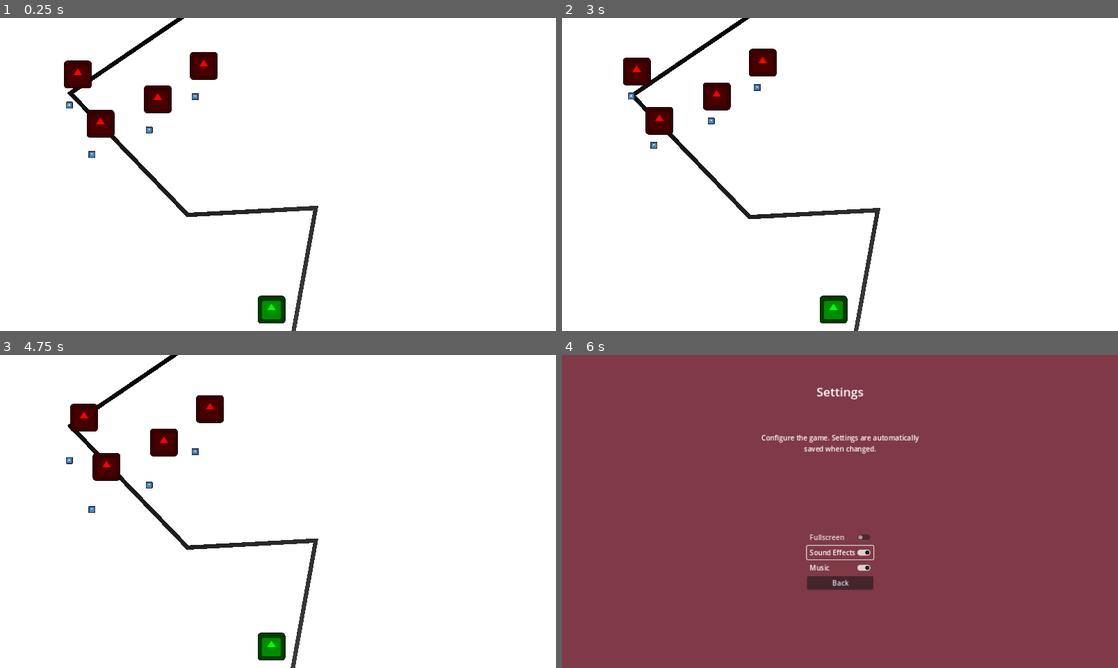
Above: before the commit, frames 1-4 (two rows, left to right).
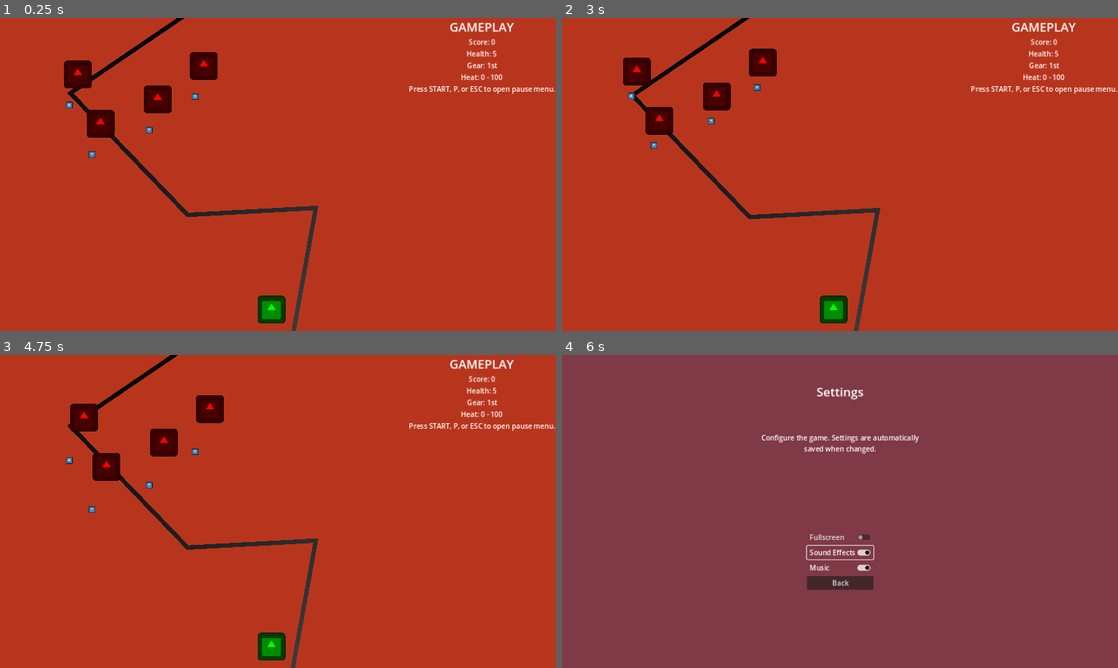
Above: after the commit, the same moments.

Repository: nathanleiby/gwj63
Game: Godot game, scene res://gameplay/gameplay.tscn
Same seed, same stepped clock (60 frames per second), same inputs: the game is played once before the commit and once after it. The engine's default icon, where the game draws it, is replaced by a stand-in: a white triangle on a blue panel in a dark square.
Inputs:
- Up to frame 1 (0.25 s): no input
- Up to frame 2 (3 s): tap Enter (ui_accept) at 0.5, 0.77 s; hold Right (move_right) 0.53-1.28 s; hold S (shoot) 0.53-1.28 s; hold Down (move_down) 1.28-2 s; tap S (shoot) at 1.35 s; click "Back" at 2 s; click "Start" at 2.75 s
- Up to frame 3 (4.75 s): tap Enter (ui_accept) at 3.5 s; hold Right (move_right) 3.53-4.25 s; hold S (shoot) 3.53-4.25 s; click "Start" at 4.25 s
- Up to frame 4 (6 s): tap Enter (ui_accept) at 5, 5.27 s; hold Up (move_up) 5.03-5.78 s; tap S (shoot) at 5.1 s; hold Left (move_left) from 5.78 s (still down); hold S (shoot) from 5.78 s (still down)

The runs differ from the first frame. In frame 1, 96% of the frame differs, in the area x 0-100%, y 0-100%; in frame 2, 96%; in frame 3, 96%; in frame 4, nothing differs.

Commit message:
game over screen. also spawn bullets/enemies within Gameplay scene

Diff:
--- /dev/null
+++ b/game_over/game_over.gd
@@ -0,0 +1,16 @@
+extends Node2D
+
+
+# Called when the node enters the scene tree for the first time.
+func _ready() -> void:
+	pass # Replace with function body.
+
+
+# Called every frame. 'delta' is the elapsed time since the previous frame.
+func _process(delta: float) -> void:
+	pass
+
+
+func _on_main_menu_button_pressed() -> void:
+	var root = get_tree().get_root().get_tree()
+	root.change_scene_to_file(Global.SCENE_MAIN_MENU)
--- /dev/null
+++ b/game_over/game_over.tscn
@@ -0,0 +1,35 @@
+[gd_scene load_steps=3 format=3 uid="uid://c5ca5hx3mdtnr"]
+
+[ext_resource type="Script" path="res://game_over/game_over.gd" id="1_cvfhn"]
+
+[sub_resource type="LabelSettings" id="LabelSettings_qg3gt"]
+font_size = 48
+
+[node name="GameOver" type="Node2D"]
+script = ExtResource("1_cvfhn")
+
+[node name="PanelContainer" type="PanelContainer" parent="."]
+offset_right = 1280.0
+offset_bottom = 720.0
+
+[node name="VBoxContainer" type="VBoxContainer" parent="PanelContainer"]
+layout_mode = 2
+size_flags_horizontal = 4
+size_flags_vertical = 4
+
+[node name="Title" type="Label" parent="PanelContainer/VBoxContainer"]
+layout_mode = 2
+size_flags_horizontal = 4
+text = "Game Over"
+label_settings = SubResource("LabelSettings_qg3gt")
+
+[node name="Score" type="Label" parent="PanelContainer/VBoxContainer"]
+layout_mode = 2
+size_flags_horizontal = 4
+text = "Score = 123"
+
+[node name="MainMenuButton" type="Button" parent="PanelContainer/VBoxContainer"]
+layout_mode = 2
+text = "Main Menu"
+
+[connection signal="pressed" from="PanelContainer/VBoxContainer/MainMenuButton" to="." method="_on_main_menu_button_pressed"]
--- a/gameplay/gameplay.gd
+++ b/gameplay/gameplay.gd
@@ -1,6 +1,7 @@
 extends Node2D
 
 @onready var screensize = get_viewport_rect().size
+@onready var enemies: Node2D = $Enemies
 @onready var background: ColorRect = $Background
 @onready var enemy_spawn_timer: Timer = $EnemySpawnTimer
 
@@ -31,4 +32,8 @@
 	var enemy: Enemy = enemy_scene.instantiate()
 	var pos := Vector2(randi_range(128,256), 64)
 	enemy.start(pos, Global.PathType.STRAIGHT)
-	get_tree().root.add_child(enemy)
+	enemies.add_child(enemy)
+
+
+func _on_player_player_health_changed(new_value: int) -> void:
+	$UI/Health.text = "Health: %d" % new_value
--- a/gameplay/gameplay.tscn
+++ b/gameplay/gameplay.tscn
@@ -38,6 +38,7 @@
 [node name="Background" type="ColorRect" parent="."]
 offset_right = 1280.0
 offset_bottom = 2880.0
+color = Color(0.721569, 0.207843, 0.113725, 1)
 
 [node name="Line2D" type="Line2D" parent="Background"]
 position = Vector2(22, 33)
@@ -81,6 +82,21 @@
 horizontal_alignment = 1
 autowrap_mode = 2
 
+[node name="GunGear" type="Label" parent="UI"]
+layout_mode = 2
+size_flags_vertical = 1
+text = "Gear: 1st
+"
+horizontal_alignment = 1
+autowrap_mode = 2
+
+[node name="GunHeat" type="Label" parent="UI"]
+layout_mode = 2
+size_flags_vertical = 1
+text = "Heat: 0 - 100"
+horizontal_alignment = 1
+autowrap_mode = 2
+
 [node name="PauseInstructions" type="Label" parent="UI"]
 layout_mode = 2
 text = "Press START, P, or ESC to open pause menu."
@@ -121,4 +137,5 @@
 wait_time = 2.0
 autostart = true
 
+[connection signal="player_health_changed" from="Player" to="." method="_on_player_player_health_changed"]
 [connection signal="timeout" from="EnemySpawnTimer" to="." method="_on_enemy_spawn_timer_timeout"]
--- a/gameplay/player.gd
+++ b/gameplay/player.gd
@@ -21,33 +21,35 @@
 
 @export var gun_type: GunType
 
+signal player_health_changed(new_value: int)
 
 func shoot():
 	var now := Time.get_ticks_msec()
 	if lastFired < 0 or (now - lastFired) > fireIntervalMs:
 		lastFired = now
 
+		var n := get_tree().root.get_node("Gameplay")
 		if gun_type == GunType.SINGLE:
 			var b: Bullet = bullet_scene.instantiate()
 			b.start(position + Vector2(0, -HALF_SHIP_SIZE), "player")
-			get_tree().root.add_child(b)
+			n.add_child(b)
 		elif gun_type == GunType.DOUBLE:
 			var b: Bullet = bullet_scene.instantiate()
 			b.start(position + Vector2(-16, -HALF_SHIP_SIZE), "player")
 			get_tree().root.add_child(b)
 			var b2: Bullet = bullet_scene.instantiate()
 			b2.start(position + Vector2(16, -HALF_SHIP_SIZE), "player")
-			get_tree().root.add_child(b2)
+			n.add_child(b2)
 		elif gun_type == GunType.TRIPLE:
 			var b: Bullet = bullet_scene.instantiate()
 			b.start(position + Vector2(-32, -HALF_SHIP_SIZE), "player")
-			get_tree().root.add_child(b)
+			n.add_child(b)
 			var b2: Bullet = bullet_scene.instantiate()
 			b2.start(position + Vector2(0, -HALF_SHIP_SIZE), "player")
-			get_tree().root.add_child(b2)
+			n.add_child(b2)
 			var b3: Bullet = bullet_scene.instantiate()
 			b3.start(position + Vector2(32, -HALF_SHIP_SIZE), "player")
-			get_tree().root.add_child(b3)
+			n.add_child(b3)
 
 func get_input(delta: float) -> void:
 	# move
@@ -63,8 +65,13 @@
 	health -= amount
 	# TODO: flash to indicate damage
 	if health <= 0:
-		explode()
+		health = 0
+		game_over()
 
-func explode():
-	# TODO: game over or lose life
+	emit_signal("player_health_changed", health)
+
+func game_over():
+	var root = get_tree().get_root().get_tree()
+	root.change_scene_to_file(Global.SCENE_GAME_OVER)
+
 	pass
--- a/global.gd
+++ b/global.gd
@@ -6,6 +6,7 @@
 var version = null
 var show_debug_ui = false
 const SCENE_MAIN_MENU = "res://main_menu/main_menu.tscn"
+const SCENE_GAME_OVER = "res://game_over/game_over.tscn"
 const EXPORT_CONFIG_FILE := "res://export.cfg"
 const EXPORT_CONFIG_METADATA_SECTION := "metadata"
 const SETTINGS_FILE := "user://settings.cfg"
Not shown, changed: TODO.md
